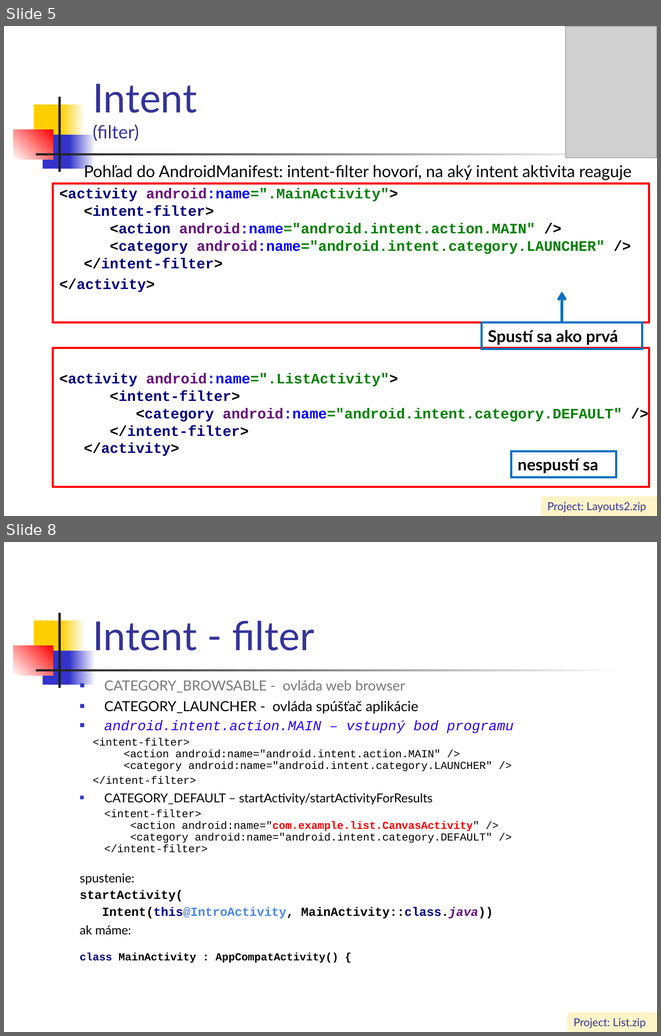
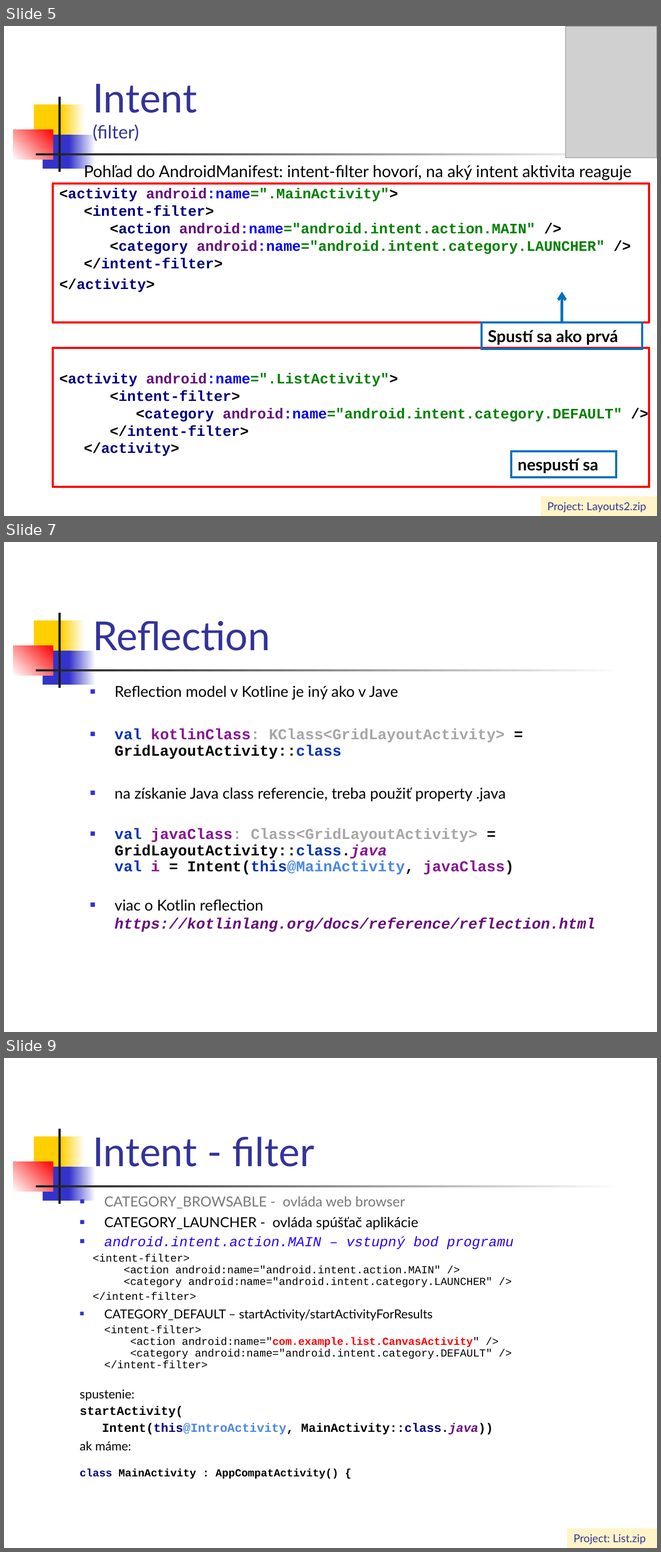
Before and after one commit to vmandro/Prednasky, a slide deck: 04/04_Android.ppt. Shown one above the other, each under a label of ours: slides 5 and 8 before the commit, slides 5, 7 and 9 after it; the slides between them are not shown. The pictures are 661x1036 and 661x1552 pixels, drawn with LibreOffice and Linux fonts; fonts in the diff are those of the drawing; grey boxes stand for pictures. Boxes give left, top, right and bottom in pixels: in the first picture for what was removed or moved away, otherwise in the second. Text is boxed around its words. In the diff, an @@ line names an element or a change of style, - is before the commit and + after.

```diff
--- a/04/04_Android.ppt
+++ b/04/04_Android.ppt
@@ slide 7 added at (4, 542, 657, 1032), background #FFFFFF; not listed: 7 template elements that a slide beside it also shows @@
@@ rectangle added at (4, 545, 17, 571), fill #FFFFFF @@
@@ title added at (93, 621, 270, 651), 44 pt, text #333399 @@
+Reflection
@@ text added at (115, 686, 595, 932), 16.6 pt, text #000000, bold @@
+■ Reflection model v Kotline je iný ako v Jave
+■ val kotlinClass: KClass<GridLayoutActivity> = GridLayoutActivity::class
+■ na získanie Java class referencie, treba použiť property .java
+■ val javaClass: Class<GridLayoutActivity> = GridLayoutActivity::class.java
+  val i = Intent(this@MainActivity, javaClass)
+■ viac o Kotlin reflection https://kotlinlang.org/docs/reference/reflection.html
@@ what was slide 8 is now slide 9 @@
```
Also in this commit, not shown: 20 slides changed, 7 other slides added, 3 other files.
